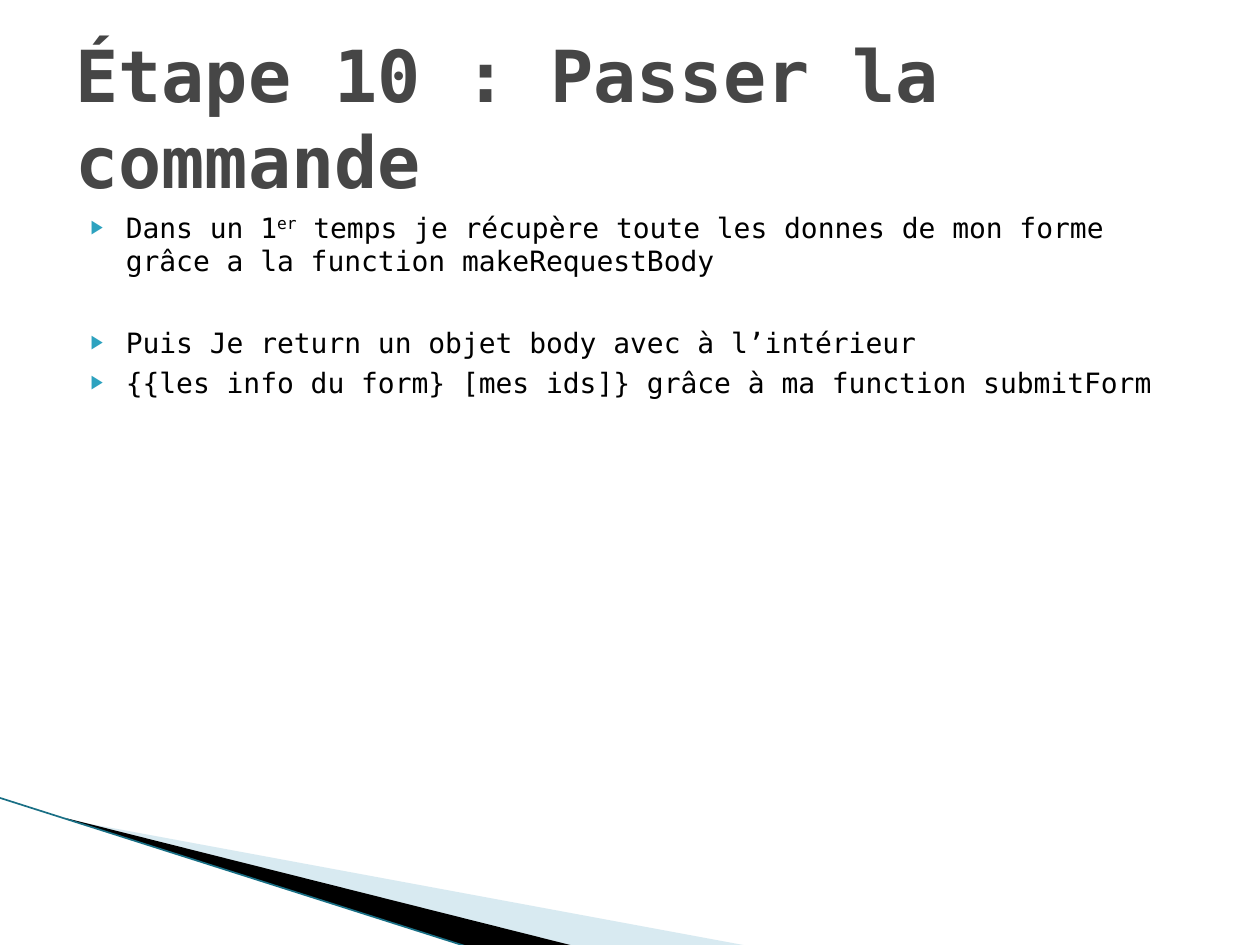
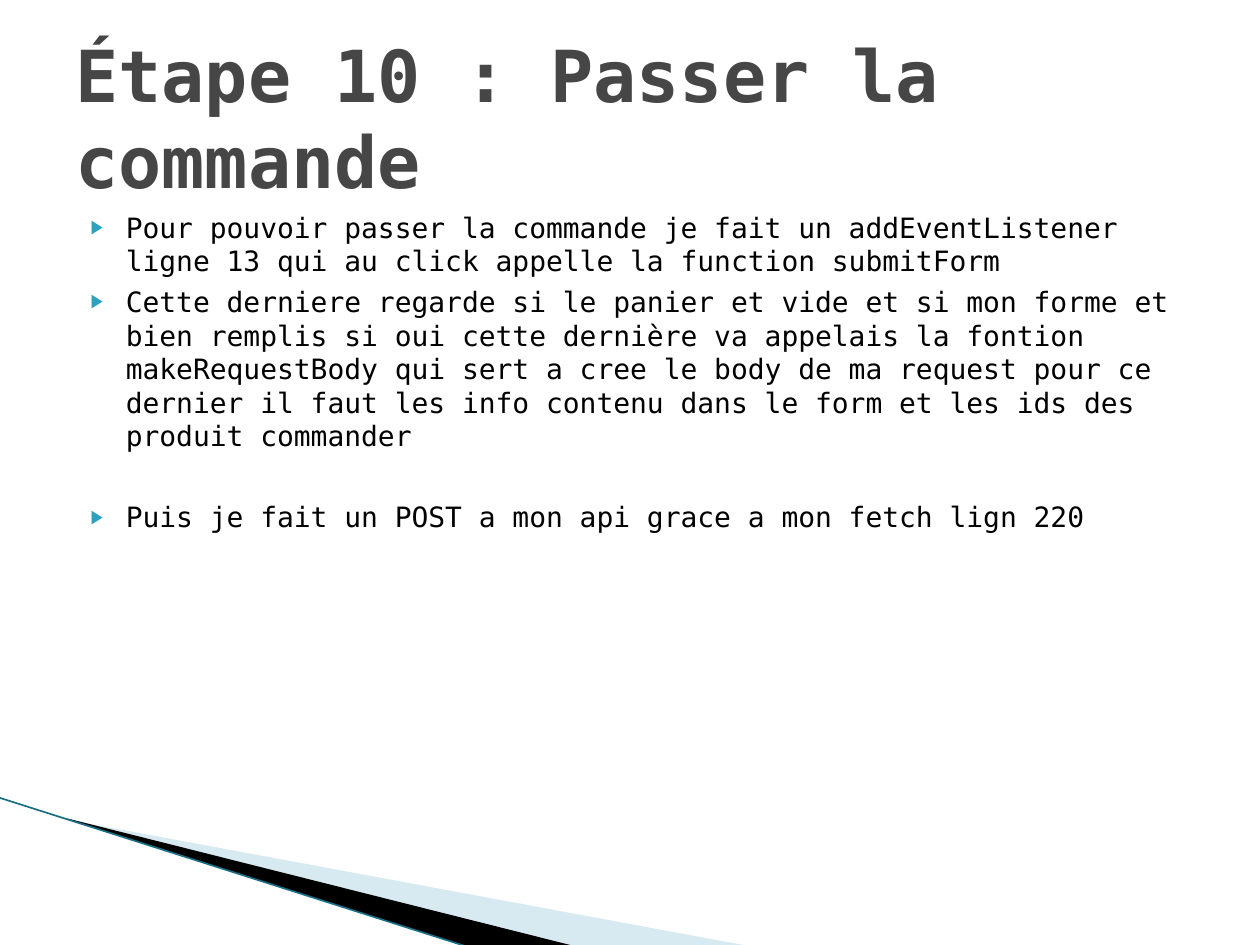
Before and after one commit to gwenaelgressier/GwenaelGressier_05_04042022, a slide deck: slide 12 of Nouveau Présentation Microsoft Office PowerPoint.pptx. Drawn at 1260x945 pixels with LibreOffice and Linux fonts; fonts in the diff are those of the drawing; background and template pictures are left out. Boxes give left, top, right and bottom in pixels: in the first picture for what was removed or moved away, otherwise in the second. Text is boxed around its words. In the diff, an @@ line names an element or a change of style, - is before the commit and + after.

```diff
--- a/Nouveau Présentation Microsoft Office PowerPoint.pptx
+++ b/Nouveau Présentation Microsoft Office PowerPoint.pptx
@@ text at (126, 216, 1169, 533): text changed @@
-▶ Dans un 1er temps je récupère toute les donnes de mon forme grâce a la function makeRequestBody
-▶ Puis Je return un objet body avec à l’intérieur
-▶ {{les info du form} [mes ids]} grâce à ma function submitForm
+▶ Pour pouvoir passer la commande je fait un addEventListener ligne 13 qui au click appelle la function submitForm
+▶ Cette derniere regarde si le panier et vide et si mon forme et bien remplis si oui cette dernière va appelais la fontion makeRequestBody qui sert a cree le body de ma request pour ce dernier il faut les info contenu dans le form et les ids des produit commander
+▶ Puis je fait un POST a mon api grace a mon fetch lign 220
```
Also in this commit, not shown: 11 other slides changed, 3 other files.
